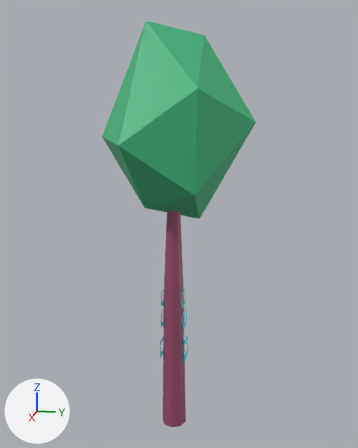
Two versions of the Blender file Assets/Models/tree.blend, one commit apart.
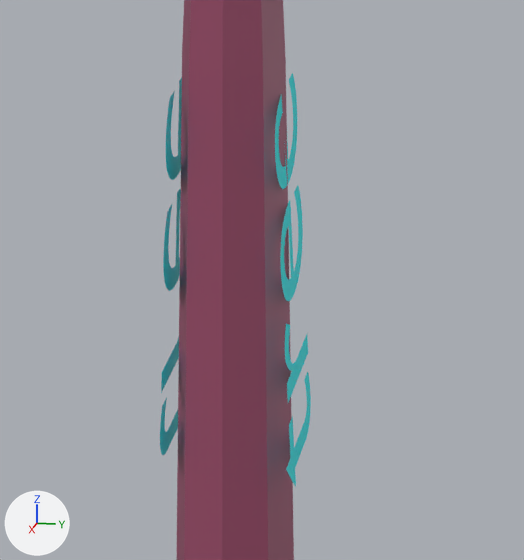
Each version is shown whole from a 50 mm camera at (10.7, 2.27, 7.74) aimed at (-0.08, 0.11, 5.05), then close up on the part from 36% to 64% of the width and 61% to 84% of the height. Lighting does not change. The marker at lower left points along +X, +Y and +Z.

The first close-up shows 'Text.001'.
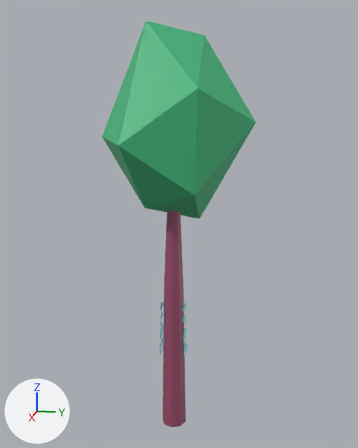
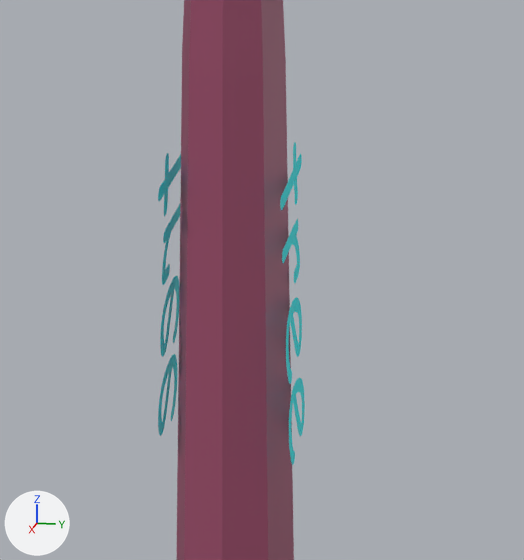
Changed parts and their boxes (x1, y1, x2, y2) in the close-ups (524 x 560 px; the box of a moved part takes in the faces that stretch with it):
```json
{"object": "Text.001", "change": "reshaped, moved, turned, rescaled", "before": [160, 0, 311, 560], "after": [158, 0, 305, 560]}
{"part": 1, "of": "me_text_001", "change": "moved or reshaped", "before": [177, 75, 293, 489], "after": [177, 75, 293, 489]}
{"part": 2, "of": "me_text_001", "change": "added", "after": [280, 142, 302, 210], "on screen": "cyan"}
{"part": 3, "of": "me_text_001", "change": "added", "after": [158, 153, 181, 216], "on screen": "cyan"}
{"part": 4, "of": "me_text_001", "change": "added", "after": [289, 378, 305, 465], "on screen": "cyan"}
{"part": 5, "of": "me_text_001", "change": "added", "after": [158, 354, 177, 436], "on screen": "cyan"}
{"part": 6, "of": "me_text_001", "change": "added", "after": [160, 276, 180, 357], "on screen": "cyan"}
{"part": 7, "of": "me_text_001", "change": "added", "after": [282, 219, 300, 283], "on screen": "cyan"}
{"part": 8, "of": "me_text_001", "change": "added", "after": [162, 204, 180, 285], "on screen": "cyan"}
{"part": 9, "of": "me_text_001", "change": "deleted", "before": [166, 78, 182, 180], "on screen": "cyan"}
{"part": 10, "of": "me_text_001", "change": "deleted", "before": [163, 188, 181, 291], "on screen": "cyan"}
{"part": 11, "of": "me_text_001", "change": "deleted", "before": [160, 398, 178, 455], "on screen": "cyan"}
{"part": 12, "of": "me_text_001", "change": "deleted", "before": [161, 337, 179, 393]}
{"part": 13, "of": "me_text_001", "change": "moved or reshaped", "before": [275, 73, 311, 487], "after": [286, 298, 302, 384]}
```

Scene script edits in JSON lines:
```json
{"block": "me_text_001", "where": "# used by ob_text_001; location = (0.017, 0.305, 0.997); rotation_euler = (6.283, -1.543, -1.571), in degrees (360, -88, -90); scale = (1.93, 1.93, 1.93)"}
{"op": "remove", "block": "me_text_001", "code": "me_text_001.from_pydata(...)  # 658 vertices, 652 faces; spans x -0.52..4.35, y -0.82..0.81, z -0.89..0.84"}
{"op": "remove", "block": "me_text_001", "code": "me_text_001.materials.append(mat_material_001)  # cyan #00f9ff"}
{"op": "add", "block": "me_text_001", "code": "me_text_001.from_pydata(...)  # 1984 vertices, 1978 faces; spans x -6.13..3.24, y -1.34..1.79, z -1.7..1.65"}
{"block": "me_text_001", "change": "me_text_001 part 1: the loose piece of 24 vertices spanning x -0.52..2.54, y -0.16..0.14, z -0.33..0.0 is multiplied about its middle by the matrix ((-1.93, 0.0, 0.015), (0.0, -1.93, 0.0), (0.015, 0.0, 1.93)), then moved by (-0.72, 0.25, -0.16)"}
{"block": "me_text_001", "change": "me_text_001 part 2: a new loose piece of 283 vertices spanning x 0.02..0.31, y -0.02..0.48, z 0.0, in mat_material (cyan #00f9ff)"}
{"block": "me_text_001", "change": "me_text_001 part 3: a new loose piece of 283 vertices spanning x 0.0..0.29, y -0.05..0.45, z -0.54..-0.52, in mat_material (cyan #00f9ff)"}
{"block": "me_text_001", "change": "me_text_001 part 4: a new loose piece of 254 vertices spanning x 1.09..1.43, y -0.02..0.36, z 0.0, in mat_material (cyan #00f9ff)"}
{"block": "me_text_001", "change": "me_text_001 part 5: a new loose piece of 254 vertices spanning x 1.07..1.41, y 0.07..0.44, z -0.62..-0.59, in mat_material (cyan #00f9ff)"}
{"block": "me_text_001", "change": "me_text_001 part 6: a new loose piece of 254 vertices spanning x 0.68..1.03, y 0.07..0.44, z -0.59..-0.57, in mat_material (cyan #00f9ff)"}
{"block": "me_text_001", "change": "me_text_001 part 7: a new loose piece of 183 vertices spanning x 0.38..0.65, y -0.02..0.36, z 0.0, in mat_material (cyan #00f9ff)"}
{"block": "me_text_001", "change": "me_text_001 part 8: a new loose piece of 183 vertices spanning x 0.36..0.63, y 0.06..0.45, z -0.56..-0.54, in mat_material (cyan #00f9ff)"}
{"block": "me_text_001", "change": "me_text_001 part 9: the loose piece of 99 vertices spanning x 1.08..1.31, y -0.15..0.11, z -0.26..-0.25 is deleted"}
{"block": "me_text_001", "change": "me_text_001 part 10: the loose piece of 99 vertices spanning x 0.8..1.03, y -0.15..0.11, z -0.28..-0.26 is deleted"}
{"block": "me_text_001", "change": "me_text_001 part 11: the loose piece of 58 vertices spanning x 0.36..0.55, y -0.2..0.11, z -0.3..-0.29 is deleted"}
{"block": "me_text_001", "change": "me_text_001 part 12: the loose piece of 55 vertices spanning x 0.59..0.78, y -0.15..0.11, z -0.29..-0.28 is deleted"}
{"block": "me_text_001", "change": "me_text_001 part 13: 1 vertex moved within x 0.88, y 0.05, z 0.0; 299 vertices removed from x 0.35..1.3, y -0.16..0.16, z -0.01..0.01; 242 vertices added at x 0.7..1.05, y -0.02..0.36, z 0.0"}
{"op": "set", "path": "ob_text_001.scale", "old": "(1.93, 1.93, 1.93)", "new": "(1.0, 1.0, 1.0)"}
{"op": "set", "path": "ob_text_001.location", "old": "(0.017, 0.305, 0.997)", "new": "(0.239, 0.252, 3.241)"}
{"op": "set", "path": "ob_text_001.rotation_euler", "old": "(6.283, -1.543, -1.571)", "new": "(-3.142, 1.606, -1.571)", "note": "degrees (360, -88, -90) -> degrees (-180, 92, -90)"}
```
